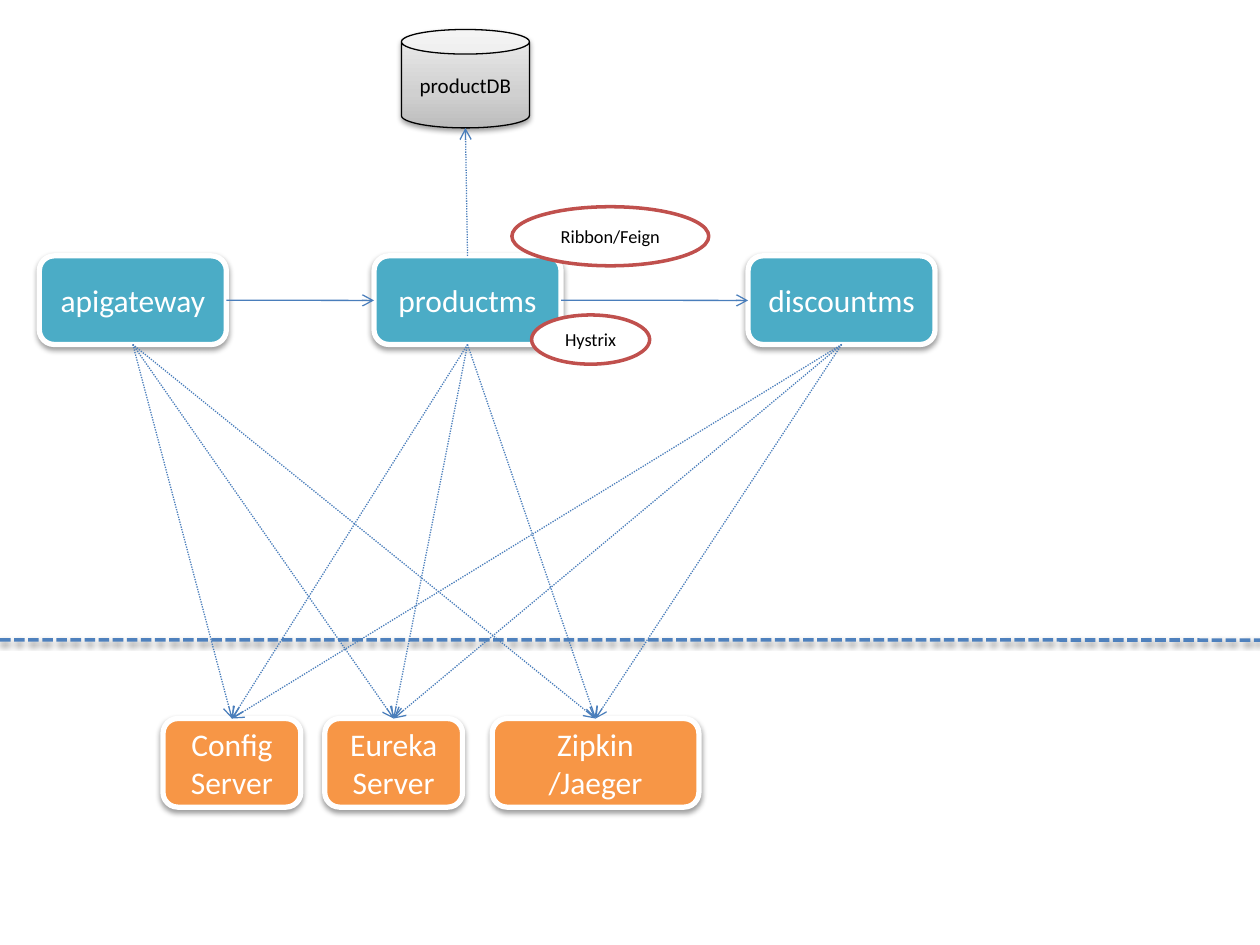
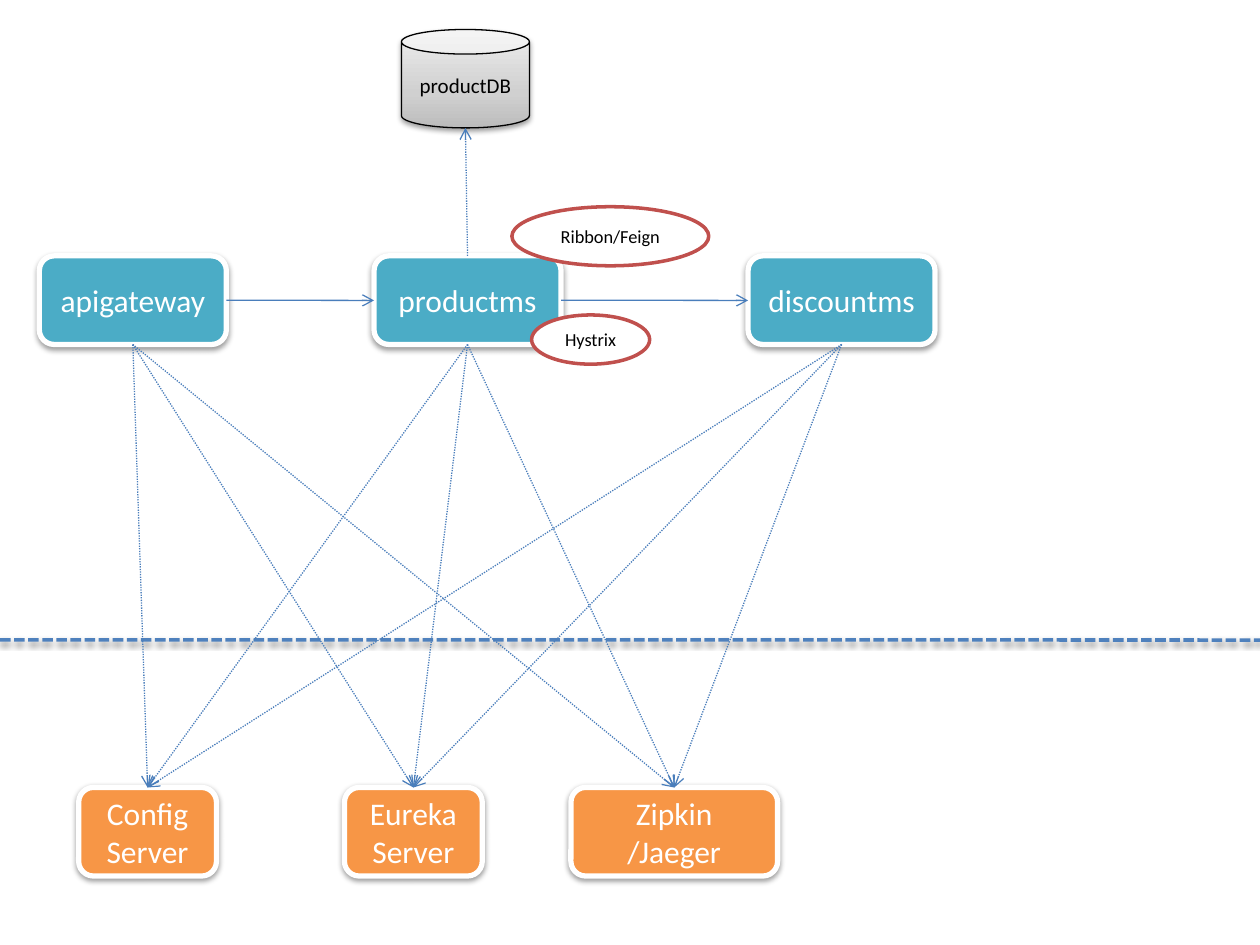
Before and after one commit to kapilraina/kolkata2020labs, a slide deck: slide 1 of Lab-Designs.pptx. Drawn at 1260x945 pixels with LibreOffice and Linux fonts; fonts in the diff are those of the drawing. Boxes give left, top, right and bottom in pixels: in the first picture for what was removed or moved away, otherwise in the second. Text is boxed around its words. In the diff, an @@ line names an element or a change of style, - is before the commit and + after.

```diff
--- a/Lab-Designs.pptx
+++ b/Lab-Designs.pptx
@@ arrow moved from (132, 344) - (393, 718) to (132, 344) - (413, 788) @@
@@ arrow moved from (132, 344) - (596, 718) to (132, 344) - (674, 788) @@
@@ arrow moved from (132, 344) - (232, 718) to (132, 344) - (147, 788) @@
@@ arrow moved from (842, 344) - (232, 718) to (842, 344) - (147, 788) @@
@@ arrow moved from (467, 344) - (232, 718) to (467, 344) - (147, 788) @@
@@ arrow moved from (842, 344) - (393, 718) to (842, 344) - (413, 788) @@
@@ arrow moved from (467, 344) - (393, 718) to (467, 344) - (413, 788) @@
@@ arrow moved from (467, 344) - (596, 718) to (467, 344) - (674, 788) @@
@@ arrow moved from (842, 344) - (596, 718) to (842, 344) - (674, 788) @@
@@ rounded rectangle "Config Server": place and size @@
-rounded rectangle "Config Server" at <box>163,718,300,806</box>
+rounded rectangle "Config Server" at <box>78,788,215,876</box>
@@ rounded rectangle "Eureka Server": place and size @@
-rounded rectangle "Eureka Server" at <box>325,718,462,806</box>
+rounded rectangle "Eureka Server" at <box>344,788,481,876</box>
@@ rounded rectangle "Zipkin /Jaeger": place and size @@
-rounded rectangle "Zipkin /Jaeger" at <box>493,718,699,806</box>
+rounded rectangle "Zipkin /Jaeger" at <box>571,788,777,876</box>
```
Also in this commit, not shown: 1 other slide changed, 9 other files.
